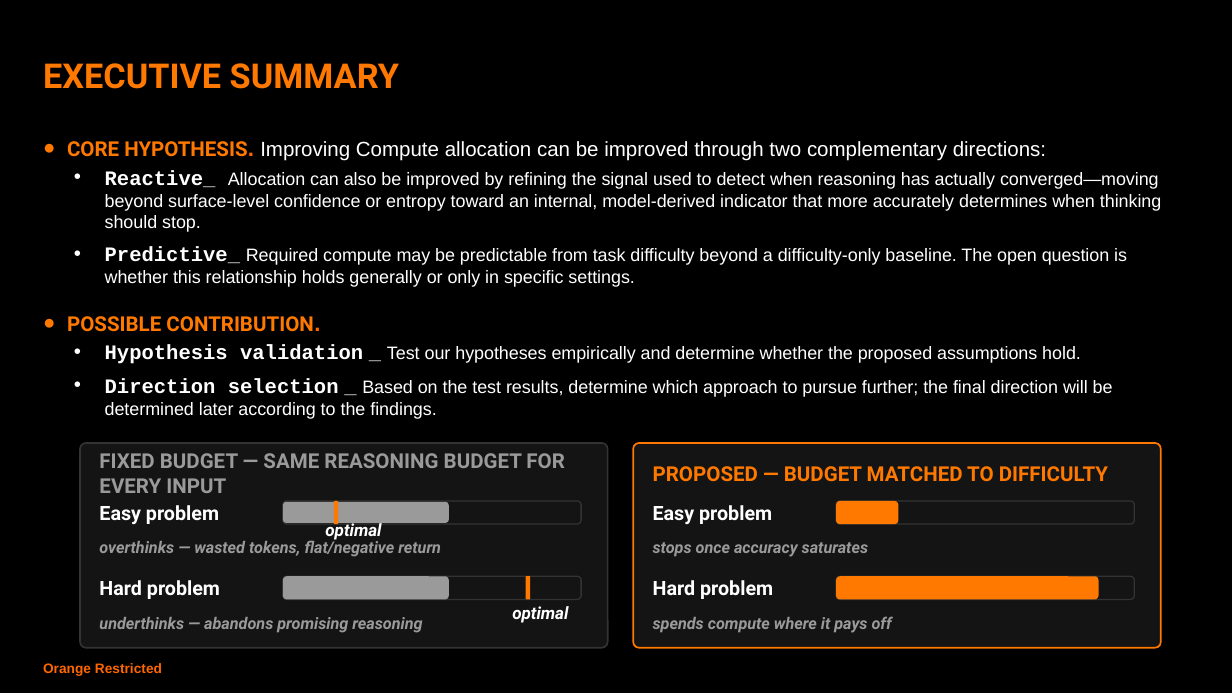
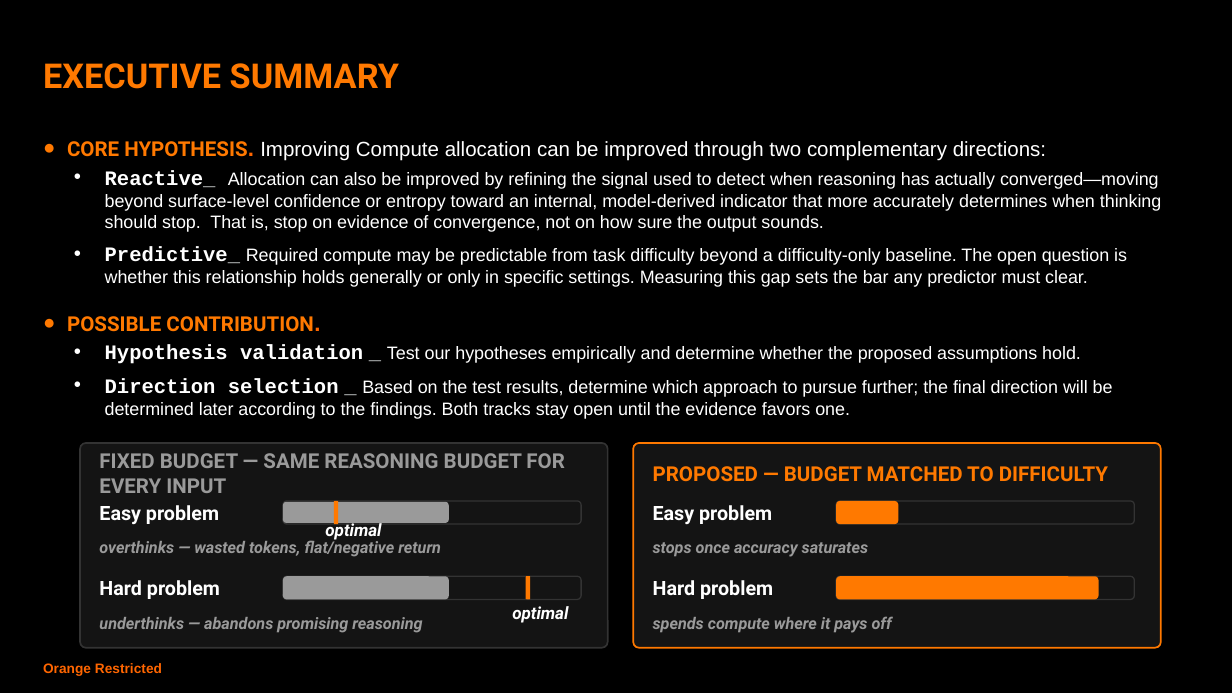
Before and after one commit to tharwat-ux/TTCA, a slide deck: slide 3 of presentation/dynamic_test_time_compute_allocation.pptx. Drawn at 1232x693 pixels with LibreOffice and Linux fonts; fonts in the diff are those of the drawing. Boxes give left, top, right and bottom in pixels: in the first picture for what was removed or moved away, otherwise in the second. Text is boxed around its words. In the diff, an @@ line names an element or a change of style, - is before the commit and + after.

```diff
--- a/presentation/dynamic_test_time_compute_allocation.pptx
+++ b/presentation/dynamic_test_time_compute_allocation.pptx
@@ text at bbox=[105, 170, 1162, 287]: text changed @@
-  • Reactive_ Allocation can also be improved by refining the signal used to detect when reasoning has actually converged—moving beyond surface-level confidence or entropy toward an internal, model-derived indicator that more accurately determines when thinking should stop.
-  • Predictive_ Required compute may be predictable from task difficulty beyond a difficulty-only baseline. The open question is whether this relationship holds generally or only in specific settings.
+  • Reactive_ Allocation can also be improved by refining the signal used to detect when reasoning has actually converged—moving beyond surface-level confidence or entropy toward an internal, model-derived indicator that more accurately determines when thinking should stop. That is, stop on evidence of convergence, not on how sure the output sounds.
+  • Predictive_ Required compute may be predictable from task difficulty beyond a difficulty-only baseline. The open question is whether this relationship holds generally or only in specific settings. Measuring this gap sets the bar any predictor must clear.
@@ text at bbox=[105, 378, 1113, 419]: text changed @@
-  • Direction selection:_ Based on the test results, determine which approach to pursue further; the final direction will be determined later according to the findings.
+  • Direction selection:_ Based on the test results, determine which approach to pursue further; the final direction will be determined later according to the findings. Both tracks stay open until the evidence favors one.
```
Also in this commit, not shown: 15 other slides changed, 7 slides removed, 23 other files.
